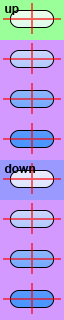
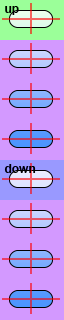
Two versions of the same layered image (64x320). Layer-by-layer changes:
painted on "crosshairs" over [2, 3, 61, 314]
painted on "button outlines" (1st of 2) over [9, 10, 54, 148]
painted on "button outlines" (2nd of 2) over [9, 170, 54, 308]
